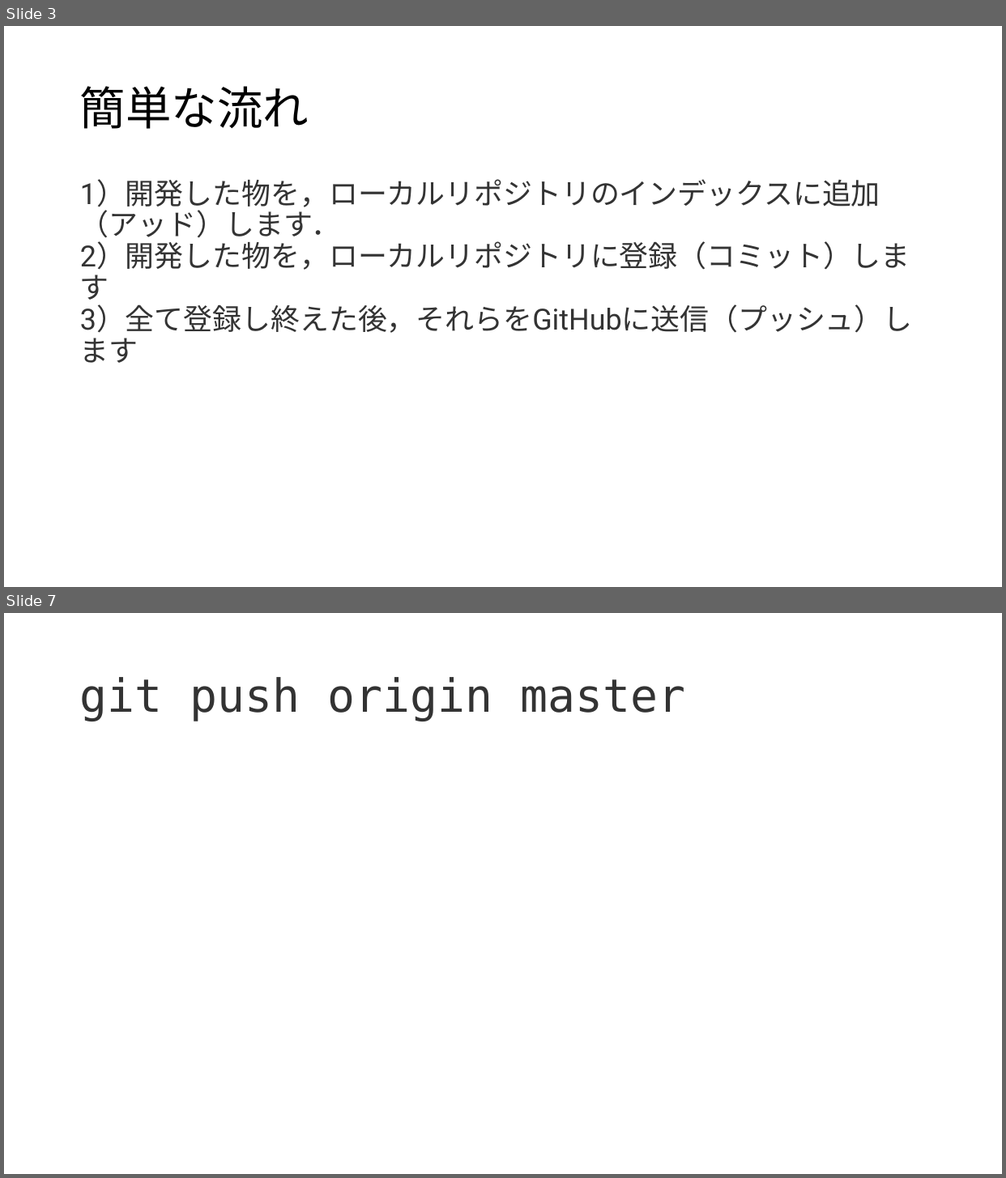
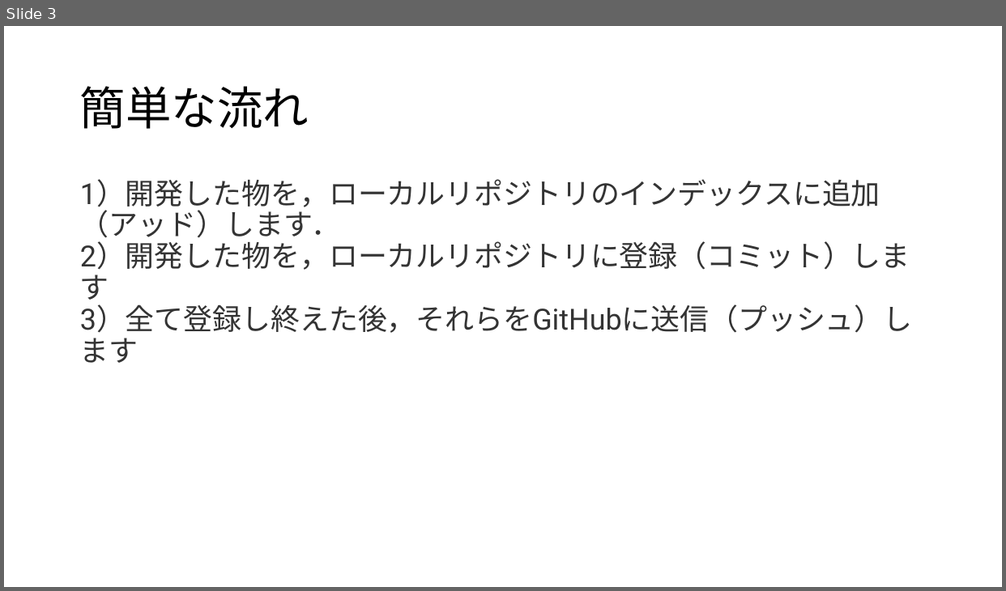
Before and after one commit to githubtarohario/gui, a slide deck: git.pptx. Shown one above the other, each under a label of ours: slides 3 and 7 before the commit, slide 3 after it; the slides between them are not shown. The pictures are 1006x1178 and 1006x591 pixels, drawn with LibreOffice and Linux fonts; fonts in the diff are those of the drawing. Boxes give left, top, right and bottom in pixels: in the first picture for what was removed or moved away, otherwise in the second. Text is boxed around its words. In the diff, an @@ line names an element or a change of style, - is before the commit and + after.

```diff
--- a/git.pptx
+++ b/git.pptx
@@ slide 7 removed at (x1=4, y1=613, x2=1002, y2=1174), background #FFFFFF @@
@@ title removed at (x1=80, y1=677, x2=686, y2=722) @@
-git push origin master
```
Also in this commit, not shown: 3 slides changed, 6 slides added, 7 other slides removed.
